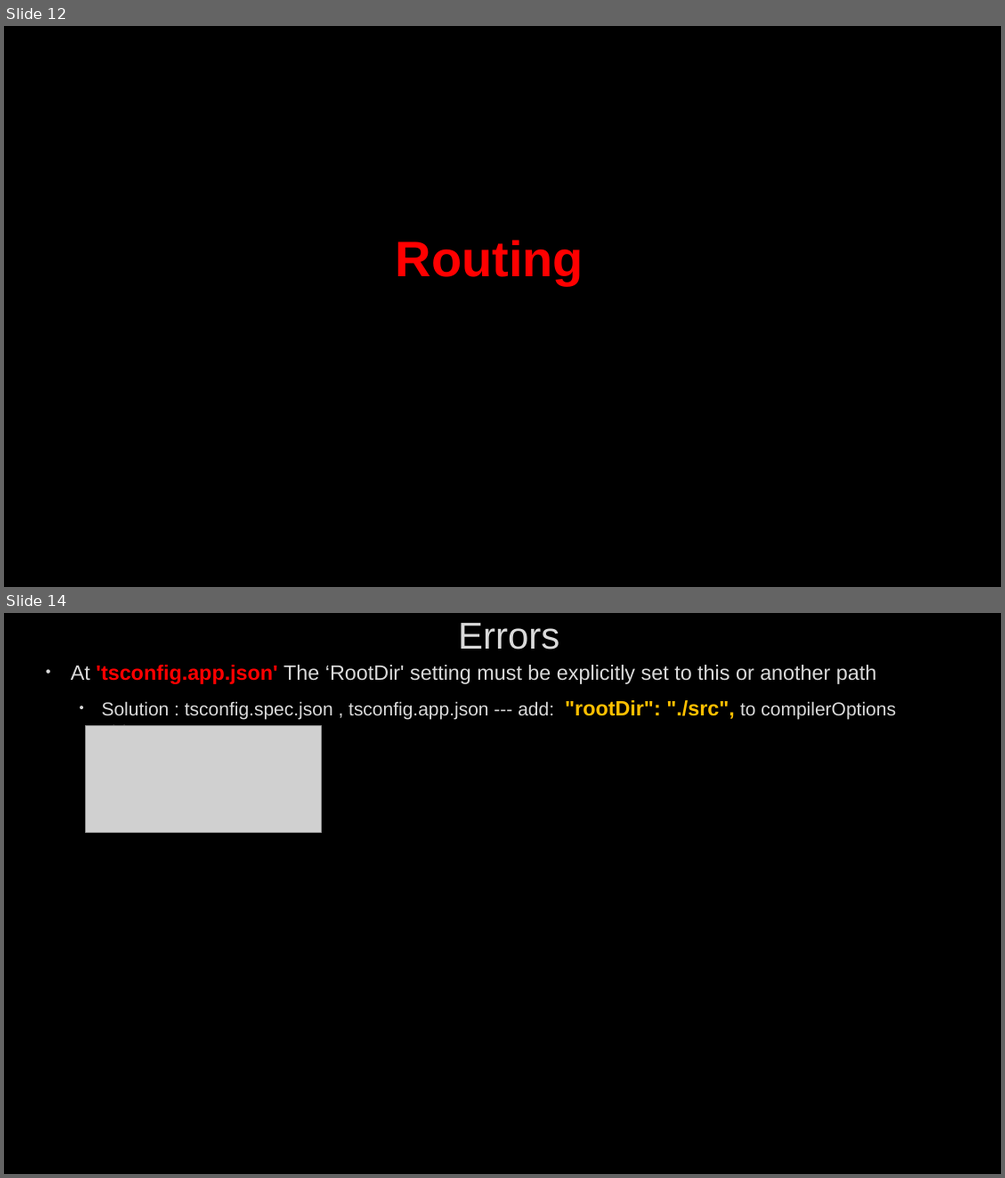
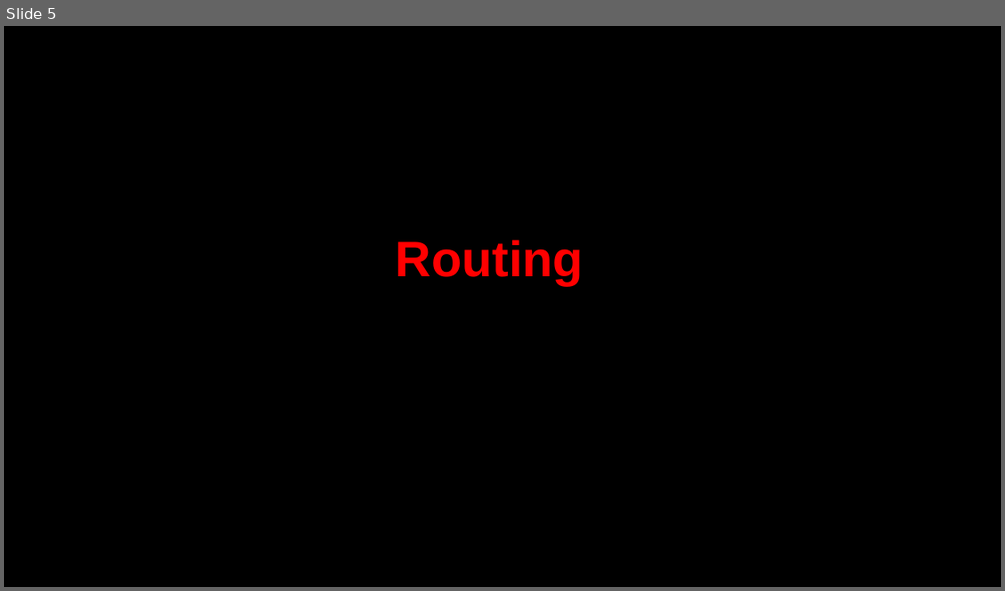
Before and after one commit to AhmedMohamedSamir1/Summary, a slide deck: Angular & type script/Angular.pptx. Shown one above the other, each under a label of ours: slides 12 and 14 before the commit, slide 5 after it; the slides between them are not shown. The pictures are 1005x1178 and 1005x591 pixels, drawn with LibreOffice and Linux fonts; fonts in the diff are those of the drawing; grey boxes stand for pictures; background and template pictures are left out. Boxes give left, top, right and bottom in pixels: in the first picture for what was removed or moved away, otherwise in the second. Text is boxed around its words. In the diff, an @@ line names an element or a change of style, - is before the commit and + after.

```diff
--- a/Angular & type script/Angular.pptx
+++ b/Angular & type script/Angular.pptx
@@ slide 14 removed at (4, 613, 1001, 1174), background picture (left out) @@
@@ title removed at (458, 623, 559, 649) @@
-Errors
@@ text removed at (71, 665, 896, 726) @@
-• At 'tsconfig.app.json' The ‘RootDir' setting must be explicitly set to this or another path
-  • Solution : tsconfig.spec.json , tsconfig.app.json --- add: "rootDir": "./src", to compilerOptions object
@@ picture removed at (86, 726, 321, 832) @@
@@ what was slide 12 is now slide 5 @@
```
Also in this commit, not shown: 9 slides changed, 21 slides added, 7 other slides removed, 11 other files.
